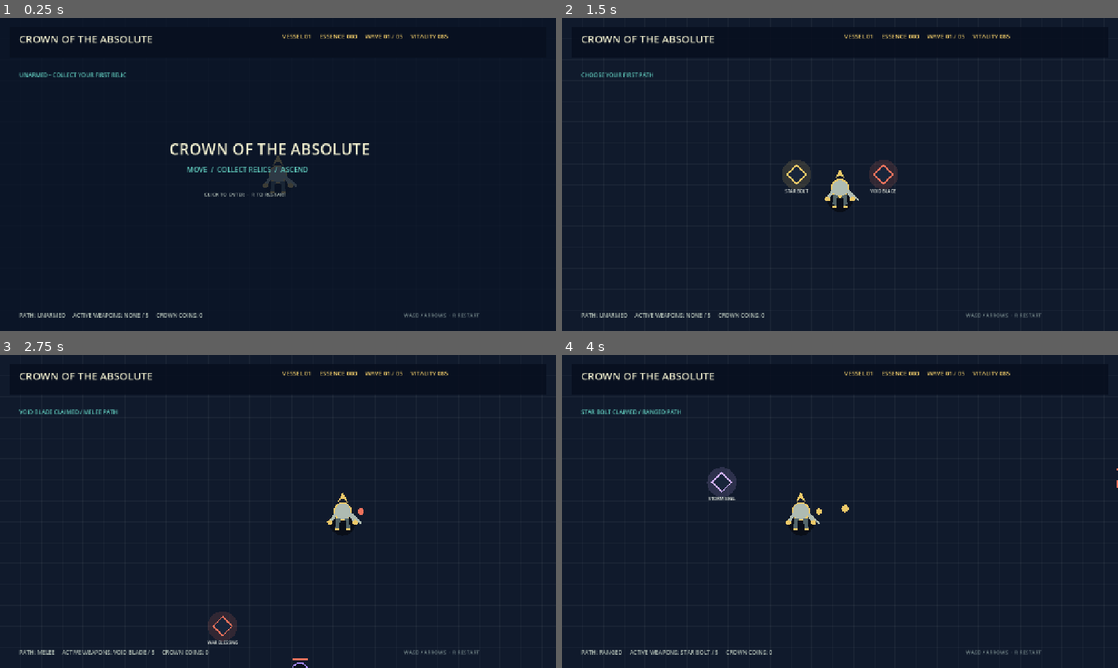
Above: before the commit, frames 1-4 (two rows, left to right).
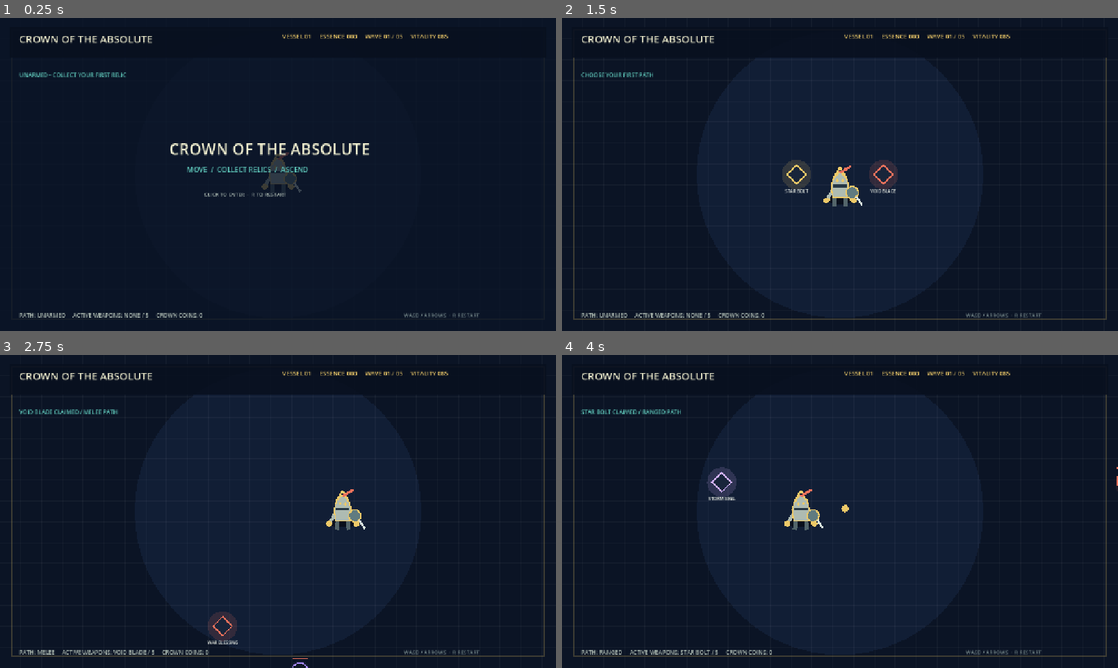
Above: after the commit, the same moments.

Repository: domaki7/new-project
Game: Godot game, scene res://main.tscn
Same seed, same stepped clock (60 frames per second), same inputs: the game is played once before the commit and once after it.
Inputs (mouse positions are in pixels of both pictures, inside the frame that each line leads up to):
- Up to frame 1 (0.25 s): no input
- Up to frame 2 (1.5 s): tap Enter at 0.5 s; move the mouse to (962, 158) at 0.52 s; hold D 0.53-1.28 s; tap R at 0.6, 1.35 s; click (962, 158) at 0.67 s; move the mouse to (728, 190) at 1.27 s; hold S from 1.28 s (still down)
- Up to frame 3 (2.75 s): move the mouse to (333, 442) at 2.02 s; release S at 2.03 s; hold D from 2.03 s (still down); tap R at 2.1 s
- Up to frame 4 (4 s): move the mouse to (812, 574) at 2.77 s; release D at 2.78 s; hold W 2.78-3.53 s; tap R at 2.85, 3.6 s; click (812, 574) at 2.92 s; move the mouse to (1006, 558) at 3.52 s; hold A from 3.53 s (still down)

The runs differ from the first frame. In frame 1, 0.1% of the frame differs, in the area x 47-55%, y 42-56%; in frame 2, 1.2%; in frame 3, 1.2%, in the area x 2-98%, y 12-98%; in frame 4, 1.2%.

Commit message:
Upgrade Godot arena visuals

Diff:
--- a/godot/main.gd
+++ b/godot/main.gd
@@ -337,10 +337,57 @@
     elif kind == "range": meta_range += 1
     save_meta()
 
+func draw_monster(enemy: Dictionary, data: Dictionary) -> void:
+    var position: Vector2 = enemy.position
+    var radius: float = enemy.radius
+    draw_circle(position + Vector2(0, radius + 8), radius * 0.9, Color(0, 0, 0, 0.35))
+    draw_circle(position, radius + 4, Color(data.color, 0.08))
+    if enemy.type == "BRUTE" or enemy.type == "DREAD REGENT":
+        var body := PackedVector2Array([position + Vector2(-radius, -radius * .55), position + Vector2(-radius * .7, -radius), position + Vector2(radius * .7, -radius), position + Vector2(radius, -radius * .55), position + Vector2(radius * .8, radius), position + Vector2(-radius * .8, radius)])
+        draw_colored_polygon(body, Color("101826")); draw_polyline(PackedVector2Array([body[0], body[1], body[2], body[3], body[4], body[5], body[0]]), data.color, 3.0)
+        draw_line(position + Vector2(-radius * .65, -radius * .7), position + Vector2(-radius * .35, -radius - 10), data.color, 4.0); draw_line(position + Vector2(radius * .35, -radius * .7), position + Vector2(radius * .65, -radius - 10), data.color, 4.0)
+    elif enemy.type == "CHARGER":
+        var horned := PackedVector2Array([position + Vector2(radius + 9, 0), position + Vector2(0, radius), position + Vector2(-radius, radius * .45), position + Vector2(-radius, -radius * .45), position + Vector2(0, -radius)])
+        draw_colored_polygon(horned, Color("101826")); draw_polyline(PackedVector2Array([horned[0], horned[1], horned[2], horned[3], horned[4], horned[0]]), data.color, 3.0)
+    elif enemy.type == "SPLITTER":
+        draw_circle(position, radius, Color("101826")); draw_arc(position, radius, 0, TAU, 16, data.color, 3.0); draw_line(position + Vector2(-radius, 0), position + Vector2(radius, 0), data.color, 2.0)
+    elif enemy.type == "LEECH":
+        draw_set_transform(position, atan2(player.position.y - position.y, player.position.x - position.x)); draw_ellipse_custom(Vector2.ZERO, Vector2(radius * 1.45, radius * .65), Color("101826")); draw_arc(Vector2.ZERO, radius * .8, 0, TAU, 16, data.color, 3.0); draw_set_transform(Vector2.ZERO, 0.0)
+    else:
+        var wisp := PackedVector2Array([position + Vector2(0, -radius - 5), position + Vector2(radius, 0), position + Vector2(0, radius + 5), position + Vector2(-radius, 0)])
+        draw_colored_polygon(wisp, Color("101826")); draw_polyline(PackedVector2Array([wisp[0], wisp[1], wisp[2], wisp[3], wisp[0]]), data.color, 3.0)
+    draw_circle(position + Vector2(radius * .25, -radius * .18), 3.0, data.color); draw_circle(position + Vector2(radius * .25, radius * .18), 3.0, data.color)
+    draw_rect(Rect2(position + Vector2(-radius, -radius - 12), Vector2(radius * 2.0 * max(0.0, enemy.health / enemy.max_health), 4)), Color("ed725c"))
+
+func draw_ellipse_custom(center: Vector2, radius: Vector2, color: Color) -> void:
+    var points := PackedVector2Array()
+    for index in range(24):
+        var angle := TAU * float(index) / 24.0
+        points.append(center + Vector2(cos(angle) * radius.x, sin(angle) * radius.y))
+    draw_colored_polygon(points, color)
+
+func draw_knight() -> void:
+    var position: Vector2 = player.position
+    draw_ellipse_custom(position + Vector2(0, 27), Vector2(32, 10), Color(0, 0, 0, .48))
+    draw_line(position + Vector2(-17, 5), position + Vector2(-31, 28), Color("aebbb2"), 8.0); draw_line(position + Vector2(17, 5), position + Vector2(31, 28), Color("aebbb2"), 8.0)
+    draw_line(position + Vector2(-11, 16), position + Vector2(-14, 42), Color("53656a"), 10.0); draw_line(position + Vector2(11, 16), position + Vector2(14, 42), Color("53656a"), 10.0)
+    draw_circle(position + Vector2(-31, 28), 7.0, Color("edc968")); draw_circle(position + Vector2(31, 28), 7.0, Color("edc968"))
+    var armor := PackedVector2Array([position + Vector2(-20, -4), position + Vector2(-14, -25), position + Vector2(0, -38), position + Vector2(14, -25), position + Vector2(20, -4), position + Vector2(16, 22), position + Vector2(-16, 22)])
+    draw_colored_polygon(armor, Color("aebbb2")); draw_polyline(PackedVector2Array([armor[0], armor[1], armor[2], armor[3], armor[4], armor[5], armor[6], armor[0]]), Color("edc968"), 3.0)
+    draw_line(position + Vector2(-16, -5), position + Vector2(16, -5), Color("263744"), 7.0)
+    draw_line(position + Vector2(-13, -25), position + Vector2(0, -48), Color("edc968"), 5.0); draw_line(position + Vector2(13, -25), position + Vector2(0, -48), Color("edc968"), 5.0)
+    draw_line(position + Vector2(0, -35), position + Vector2(25, -50), Color("ed725c"), 6.0)
+    draw_circle(position + Vector2(28, 10), 14.0, Color("607b80")); draw_arc(position + Vector2(28, 10), 14.0, 0, TAU, 16, Color("edc968"), 3.0)
+    draw_line(position + Vector2(38, 20), position + Vector2(51, 39), Color("dbe6df"), 5.0)
+    draw_circle(position + Vector2(-6, -17), 3.0, Color("edc968")); draw_circle(position + Vector2(6, -17), 3.0, Color("edc968"))
+
 func _draw() -> void:
-    draw_rect(Rect2(Vector2.ZERO, ARENA_SIZE), Color("101a2c"))
-    for x in range(0, int(ARENA_SIZE.x), 48): draw_line(Vector2(x, 0), Vector2(x, ARENA_SIZE.y), Color(1, 1, 1, 0.04))
-    for y in range(0, int(ARENA_SIZE.y), 48): draw_line(Vector2(0, y), Vector2(ARENA_SIZE.x, y), Color(1, 1, 1, 0.04))
+    var field := Rect2(Vector2.ZERO, ARENA_SIZE)
+    draw_rect(field, Color("0b1425"))
+    draw_circle(ARENA_SIZE * .5, 330.0, Color(0.12, 0.2, 0.34, .32))
+    for x in range(0, int(ARENA_SIZE.x), 48): draw_line(Vector2(x, 0), Vector2(x, ARENA_SIZE.y), Color(1, 1, 1, 0.035))
+    for y in range(0, int(ARENA_SIZE.y), 48): draw_line(Vector2(0, y), Vector2(ARENA_SIZE.x, y), Color(1, 1, 1, 0.035))
+    draw_polyline(PackedVector2Array([Vector2(26, 26), Vector2(ARENA_SIZE.x - 26, 26), Vector2(ARENA_SIZE.x - 26, ARENA_SIZE.y - 26), Vector2(26, ARENA_SIZE.y - 26), Vector2(26, 26)]), Color(0.93, .79, .4, .22), 2.0)
     for pickup in pickups:
         var data: Dictionary = WEAPONS[pickup.name] if WEAPONS.has(pickup.name) else UPGRADES[pickup.name]
         draw_circle(pickup.position, 34.0 + sin(elapsed * 4.0) * 5.0, Color(data.color, 0.15))
@@ -349,25 +396,9 @@
         draw_string(ThemeDB.fallback_font, pickup.position + Vector2(-55, 42), pickup.name, HORIZONTAL_ALIGNMENT_CENTER, 110, 10, Color("edf2e9"))
     for projectile in projectiles: draw_circle(projectile.position, projectile.radius, projectile.color)
     for enemy in enemies:
-        var data: Dictionary = MONSTERS[enemy.type]
-        draw_circle(enemy.position + Vector2(0, enemy.radius + 7), enemy.radius * .45, Color(0, 0, 0, .4)); draw_circle(enemy.position, enemy.radius, Color("0b111d")); draw_arc(enemy.position, enemy.radius, 0, TAU, 16, data.color, 3.0)
-        draw_circle(enemy.position + Vector2(5, -4), 3, data.color); draw_circle(enemy.position + Vector2(5, 5), 3, data.color); draw_rect(Rect2(enemy.position - Vector2(enemy.radius, enemy.radius + 10), Vector2(enemy.radius * 2.0 * enemy.health / enemy.max_health, 4)), Color("ed725c"))
+        draw_monster(enemy, MONSTERS[enemy.type])
     if player:
-        draw_circle(player.position + Vector2(0, 25), 30, Color(0, 0, 0, .45)); draw_circle(player.position, 20, Color("aebbb2")); draw_arc(player.position, 20, 0, TAU, 16, Color("edc968"), 3.0)
-        var crown := PackedVector2Array([player.position + Vector2(-12, -21), player.position + Vector2(0, -45), player.position + Vector2(12, -21), player.position + Vector2(0, -30)]); draw_colored_polygon(crown, Color("edc968")); draw_line(player.position + Vector2(19, 5), player.position + Vector2(43, 28), Color("aebbb2"), 5.0)
-        draw_line(player.position + Vector2(-16, 5), player.position + Vector2(-29, 25), Color("aebbb2"), 7.0); draw_line(player.position + Vector2(16, 5), player.position + Vector2(29, 25), Color("aebbb2"), 7.0)
-        draw_circle(player.position + Vector2(-29, 25), 6, Color("edc968")); draw_circle(player.position + Vector2(29, 25), 6, Color("edc968"))
-        draw_line(player.position + Vector2(-10, 16), player.position + Vector2(-13, 39), Color("53656a"), 9.0); draw_line(player.position + Vector2(10, 16), player.position + Vector2(13, 39), Color("53656a"), 9.0)
-        draw_line(player.position + Vector2(-18, 42), player.position + Vector2(-8, 42), Color("edc968"), 5.0); draw_line(player.position + Vector2(8, 42), player.position + Vector2(18, 42), Color("edc968"), 5.0)
-        if equipped.has("VOID BLADE") and blade_flash > 0.0:
-            var swing_progress: float = 1.0 - blade_flash / 0.3
-            var swing_angle: float = blade_angle - 1.15 + swing_progress * 2.3
-            var sword_start: Vector2 = player.position + Vector2(cos(swing_angle), sin(swing_angle)) * 18.0
-            var sword_end: Vector2 = player.position + Vector2(cos(swing_angle), sin(swing_angle)) * 82.0
-            draw_line(sword_start, sword_end, Color("dbe6df"), 10.0); draw_line(sword_start, sword_end, Color("ffffff"), 2.0)
-            draw_line(sword_start + Vector2(-sin(swing_angle), cos(swing_angle)) * 11.0, sword_start + Vector2(sin(swing_angle), -cos(swing_angle)) * 11.0, Color("edc968"), 5.0)
-            draw_arc(player.position, 75.0, swing_angle - .7, swing_angle + .7, 20, Color(1.0, .94, .55, blade_flash / .3), 4.0)
-        for index in equipped.size(): draw_circle(player.position + Vector2(cos(index * TAU / max(1, equipped.size())), sin(index * TAU / max(1, equipped.size()))) * 42.0, 7.0, WEAPONS[equipped[index]].color)
+        draw_knight()
     if mode == "start": draw_rect(Rect2(Vector2.ZERO, ARENA_SIZE), Color(0.04, 0.08, 0.15, .78)); draw_string(ThemeDB.f …(396 unchanged characters)…
     if mode == "ascension": draw_rect(Rect2(Vector2.ZERO, ARENA_SIZE), Color(0.04, 0.08, 0.15, .9)); draw_string(ThemeD …(1036 unchanged characters)…
     if mode == "death": draw_rect(Rect2(Vector2.ZERO, ARENA_SIZE), Color(0.04, 0.08, 0.15, .9)); draw_string(ThemeDB.fa …(720 unchanged characters)…
